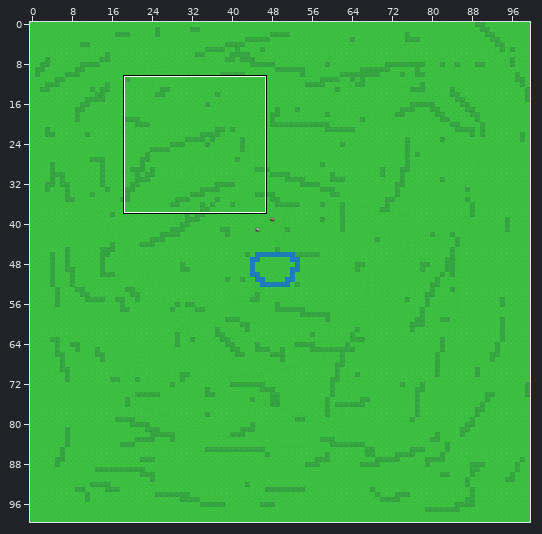
One commit to this Tiled map: assets/Tiled/Grassland.tmx. The first picture is a wide view before the edit; the outline marks the close-up.
Close-up. First the earlier version:
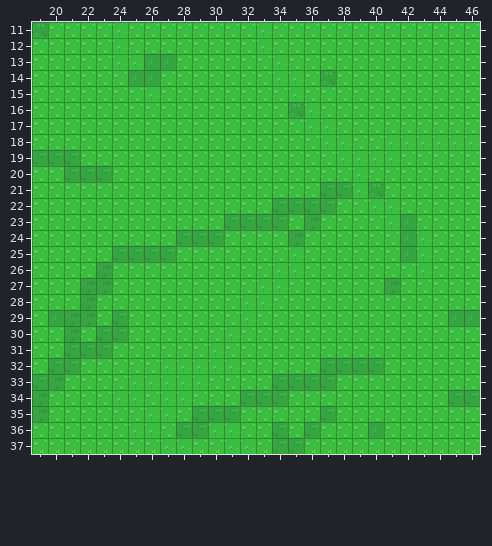
Cells are 16x16 px. Shown: x 19..46, y 11..37. The commit also changed other parts of the map, which this record leaves out.
Now the later version:
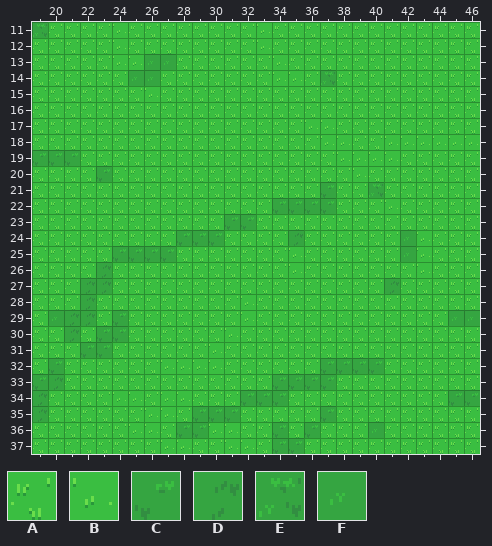
Key: from "Overworld": A 0, B 408, C 1177, D 1178, E 1217, F 1218.
_ is an empty cell.
Tiles replaced or removed in this view: B, C, D, E, F.
Difference:
Changed rows in their new state; . is an unchanged cell.
Layer "ground":
first column x 35:
15 A.
16 AA
first column x 21:
20 AA....................
21 .................AA...
22 ...................A..
23 ............AA.A....AA
26 .............A........
27 ............AA........
28 ............A.........
31 A.....................
32 A.........A...........
33 ....AAAAA.............
